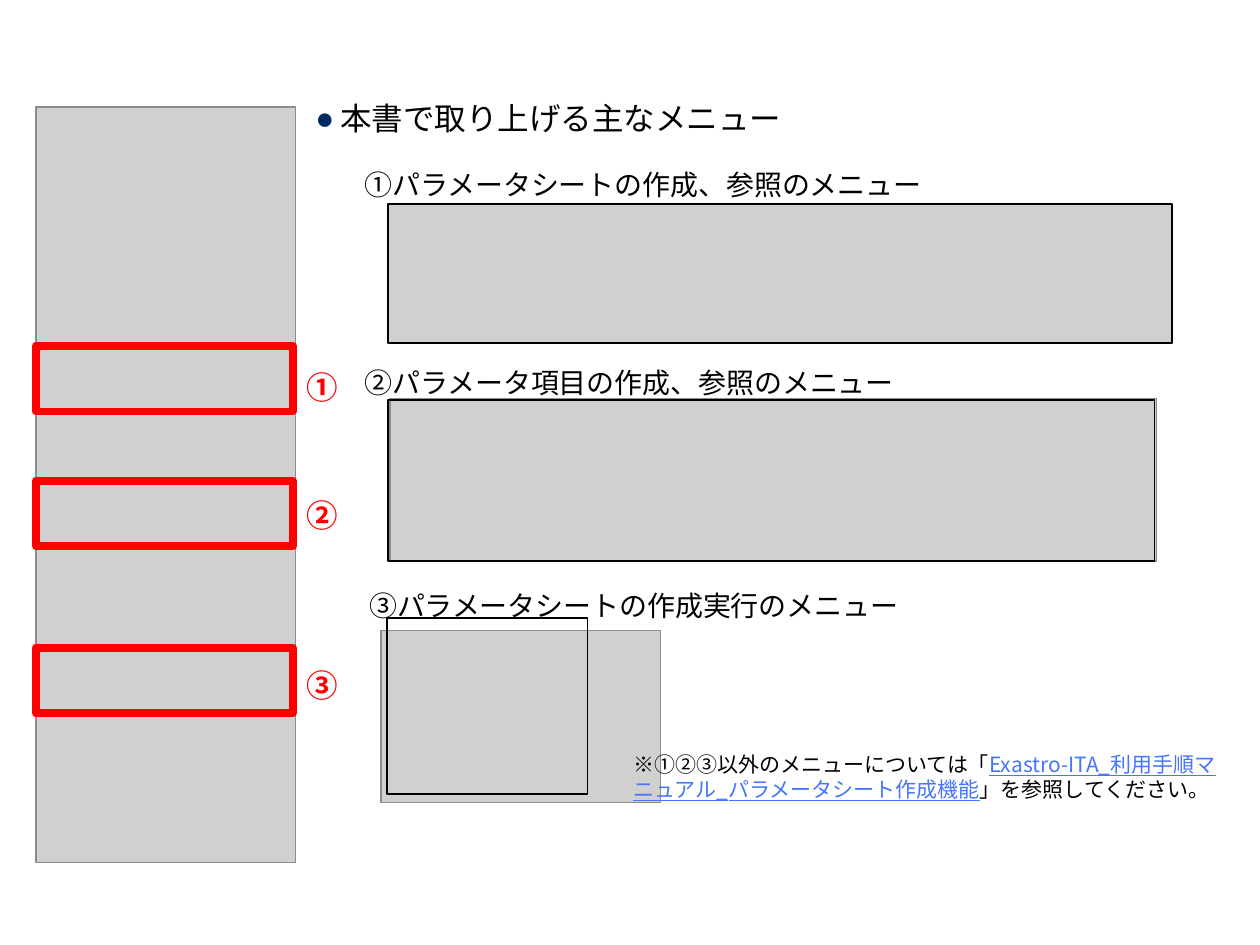
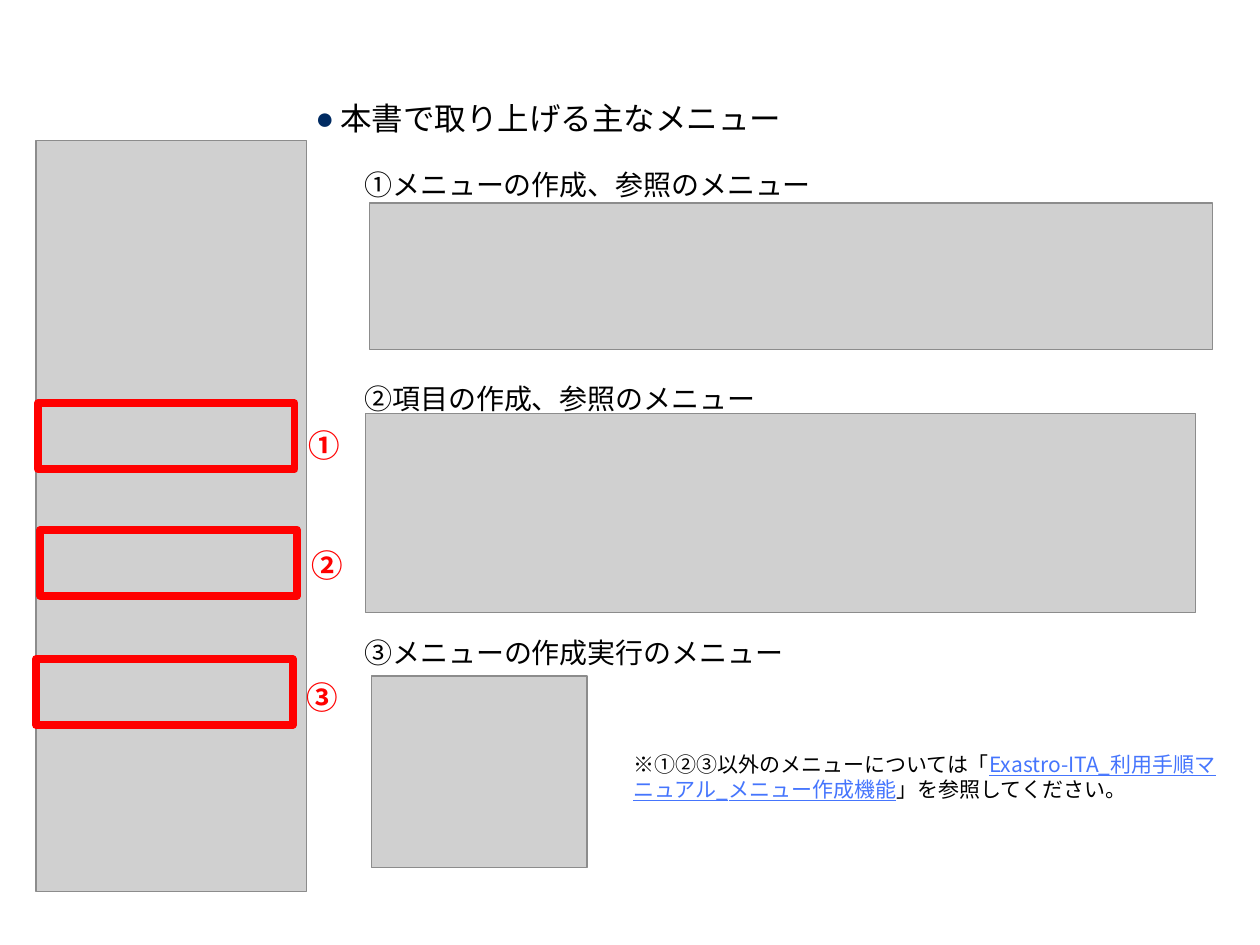
Before and after one commit to exastro-suite/it-automation-docs, a slide deck: slide 15 of asset/Learn_ja/ITA-hg-ps_classroom_lecture_ja.pptx. Drawn at 1260x945 pixels with LibreOffice and Linux fonts; fonts in the diff are those of the drawing; grey boxes stand for pictures; background and template pictures are left out. Boxes give left, top, right and bottom in pixels: in the first picture for what was removed or moved away, otherwise in the second. Text is boxed around its words. In the diff, an @@ line names an element or a change of style, - is before the commit and + after.

```diff
--- a/asset/Learn_ja/ITA-hg-ps_classroom_lecture_ja.pptx
+++ b/asset/Learn_ja/ITA-hg-ps_classroom_lecture_ja.pptx
@@ picture: place and size @@
-picture at (37, 107, 296, 863)
+picture at (37, 141, 307, 892)
@@ text at (365, 171, 811, 204): text changed @@
-①パラメータシートの作成、参照のメニュー
+①メニューの作成、参照のメニュー
@@ picture: place and size @@
-picture at (388, 204, 1172, 343)
+picture at (370, 203, 1213, 349)
@@ rectangle removed at (388, 204, 1172, 343) @@
@@ text at (365, 385, 756, 417): text changed @@
-②パラメータ項目の作成、参照のメニュー
+②項目の作成、参照のメニュー
@@ rectangle: place and size @@
-rectangle at (37, 345, 294, 411)
+rectangle at (38, 403, 295, 469)
@@ picture: place and size @@
-picture at (391, 398, 1157, 561)
+picture at (365, 413, 1194, 612)
@@ rectangle removed at (388, 399, 1154, 561) @@
@@ text "①": place and size @@
-text "①" at (307, 372, 339, 402)
+text "①" at (309, 430, 341, 460)
@@ rectangle: place and size @@
-rectangle at (37, 480, 294, 546)
+rectangle at (40, 530, 297, 596)
@@ text "②": place and size @@
-text "②" at (307, 500, 339, 530)
+text "②" at (311, 550, 343, 580)
@@ rectangle removed at (387, 617, 587, 794) @@
@@ rectangle: place and size @@
-rectangle at (37, 648, 294, 713)
+rectangle at (37, 659, 294, 724)
@@ text at (365, 639, 783, 666): text changed @@
-③パラメータシートの作成実行のメニュー
+③メニューの作成実行のメニュー
@@ picture removed at (382, 631, 662, 803) @@
@@ text "③": place and size @@
-text "③" at (307, 670, 339, 700)
+text "③" at (307, 682, 339, 712)
@@ picture added at (372, 677, 587, 868) @@
@@ text at (633, 754, 1215, 801): text changed @@
-※①②③以外のメニューについては「Exastro-ITA_利用手順マニュアル_パラメータシート作成機能」を参照してください。
+※①②③以外のメニューについては「Exastro-ITA_利用手順マニュアル_メニュー作成機能」を参照してください。
```
Also in this commit, not shown: 24 other slides changed, 1 slide added, 1 other file.
